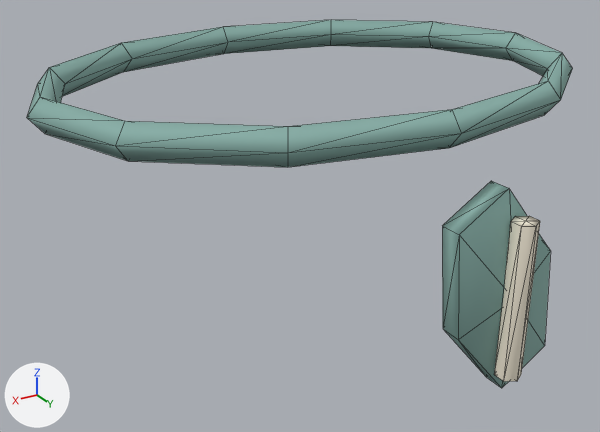
Two versions of the glTF model public/assets/island/characters/wear/necklace_leaf_low.glb, one commit apart.
Before and after are seen from a camera (50 mm lens) standing at (0.322, 0.516, 1.223) and looking at (0.026, 0.022, 0.976). The lights are fixed; the arrows at lower left show +X, +Y and +Z. The picture after the commit comes second. Mesh edges are drawn as thin lines.

The first picture shows 'BakedF1'.
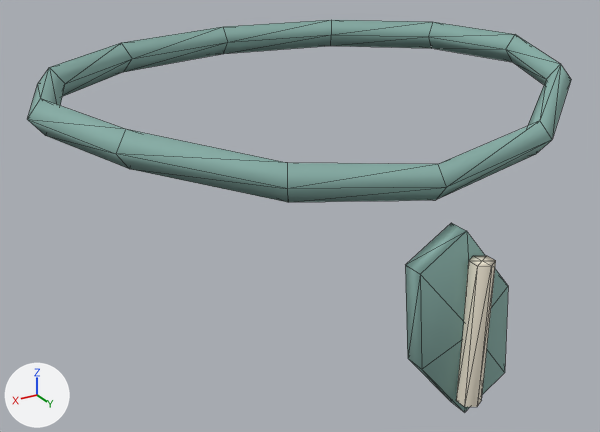
What the commit changed:
me_mesh_0 is used by ob_bakedf1; location (0.0, 0.0, 0.0).
me_mesh_0 had 76 vertices, 144 faces and spanned x -0.211..0.211, y -0.163..0.228, z 0.923..1.087.
me_mesh_0 now has 76 vertices, 144 faces and spans x -0.211..0.211, y -0.163..0.198, z 0.886..1.087.
me_mesh_0 part 1: the loose piece of 14 vertices spanning x -0.04..0.04, y 0.19..0.218, z 0.923..1.057 is moved by (0.0, -0.03, -0.037).
me_mesh_0 part 2: the loose piece of 14 vertices spanning x -0.007..0.007, y 0.212..0.228, z 0.94..1.04 is moved by (0.0, -0.03, -0.037).
Part 3, on me_mesh_0:
8 vertices in x -0.211..0.211, y 0.0, z 1.063..1.087 move by (0.0, 0.0, -0.001).
4 vertices in x 0.165..0.183, y 0.072..0.082, z 1.063..1.087 move by (0.0, 0.0, -0.005).
4 vertices in x 0.096..0.105, y 0.125..0.141, z 1.063..1.087 move by (0.0, 0.0, -0.021).
4 vertices in x -0.183..-0.165, y 0.072..0.082, z 1.063..1.087 move by (0.0, 0.0, -0.009).
3 vertices in x -0.105..-0.1, y 0.133..0.141, z 1.063..1.087 move by (0.001, -0.002, -0.028).
5 vertices move from x -0.096..0.0, y 0.125..0.163, z 1.063..1.087 to x -0.094..0.0, y 0.123..0.154, z 1.026..1.05.

What differs and where, as boxes [x1, y1, x2, y2] in the pictures (600 x 432 px; the box of a moved part takes in the faces that stretch with it):
'BakedF1', reshaped (7% taller): before [27, 20, 573, 388]; after [27, 20, 571, 412]
part 1 of me_mesh_0, moved or reshaped: before [442, 181, 551, 388]; after [405, 223, 508, 412]
part 2 of me_mesh_0, moved or reshaped: before [494, 216, 540, 381]; after [456, 255, 496, 407]
part 3 of me_mesh_0, moved or reshaped: before [27, 22, 573, 167]; after [27, 22, 571, 202]
